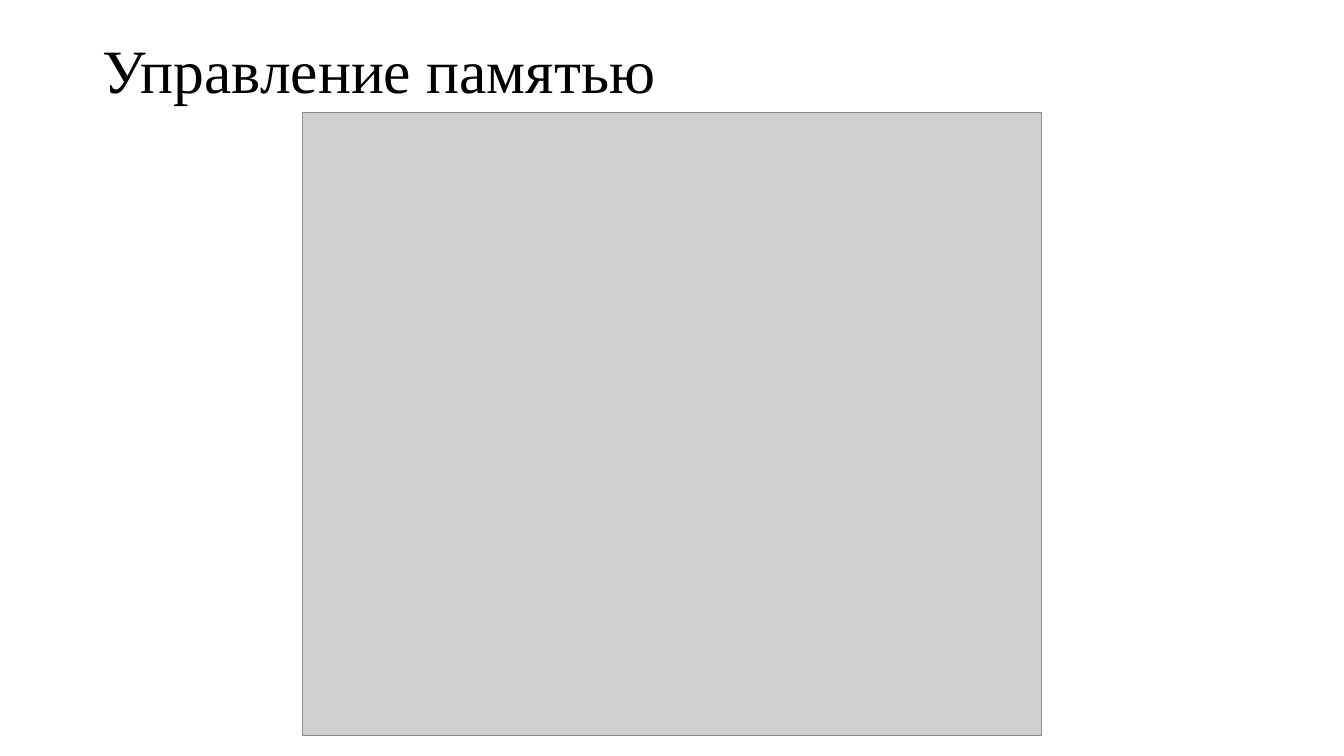
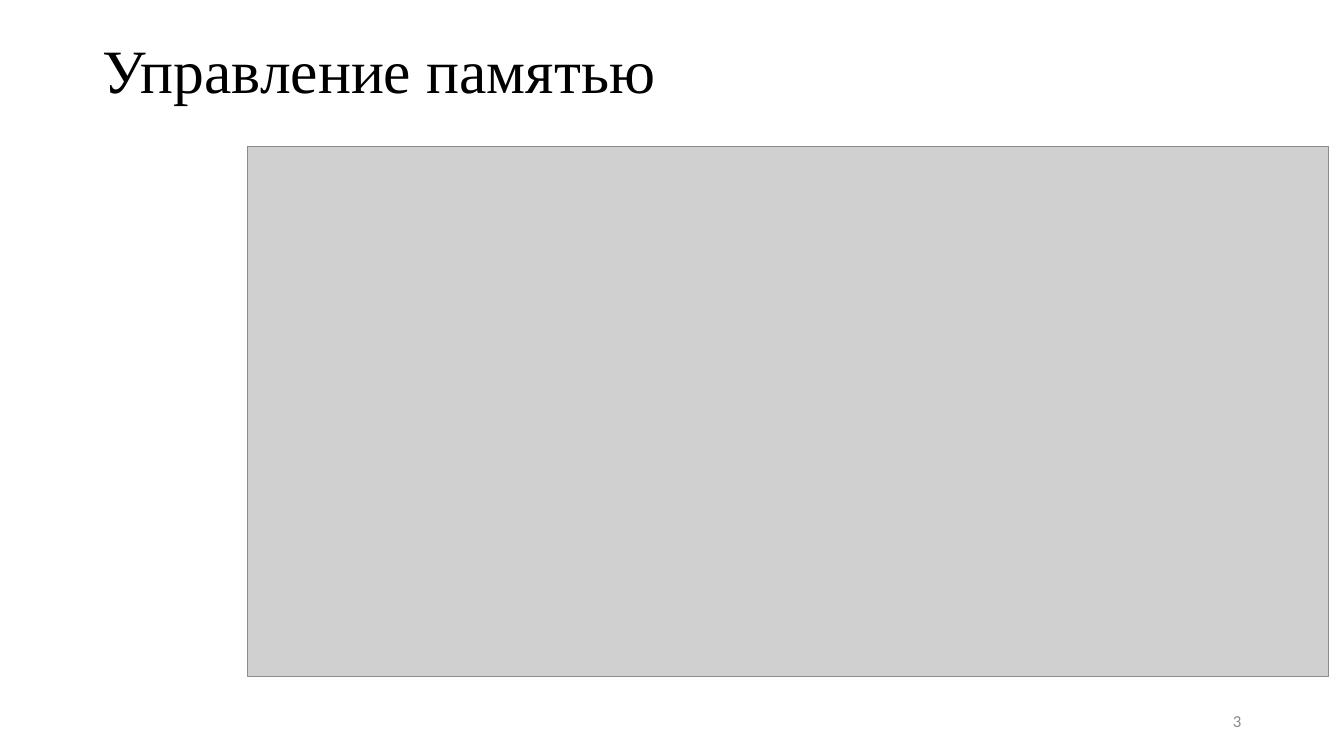
Before and after one commit to Inspirate789/memory-management-algorithms, a slide deck: slide 3 of presentation/presentation.pptx. Drawn at 1344x756 pixels with LibreOffice and Linux fonts; fonts in the diff are those of the drawing; grey boxes stand for pictures. Boxes give left, top, right and bottom in pixels: in the first picture for what was removed or moved away, otherwise in the second. Text is boxed around its words. In the diff, an @@ line names an element or a change of style, - is before the commit and + after.

```diff
--- a/presentation/presentation.pptx
+++ b/presentation/presentation.pptx
@@ picture: place and size @@
-picture at <box>302,113,1042,735</box>
+picture at <box>248,146,1330,677</box>
@@ page number added at <box>1233,716,1241,727</box>, 12 pt, text #888888 @@
+3
```
Also in this commit, not shown: 10 other slides changed, 3 slides added, 1 slide removed, 9 other files.
